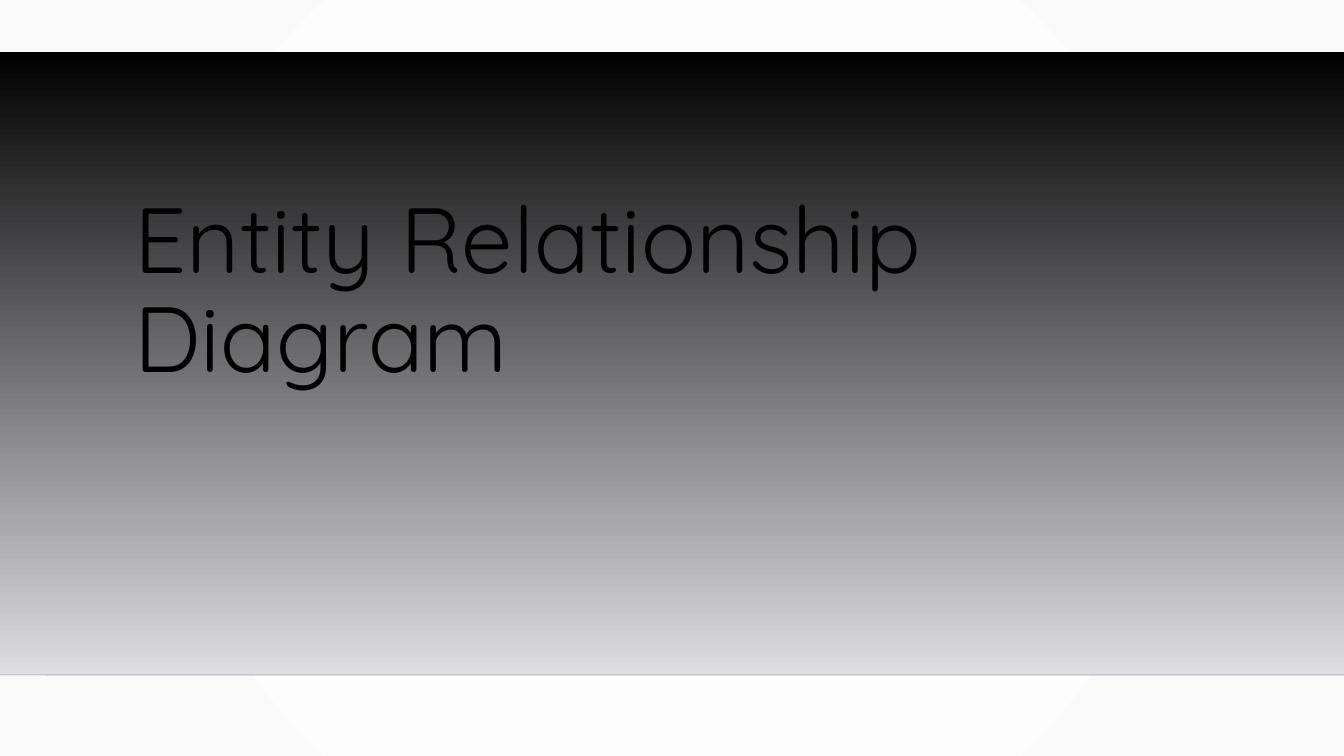
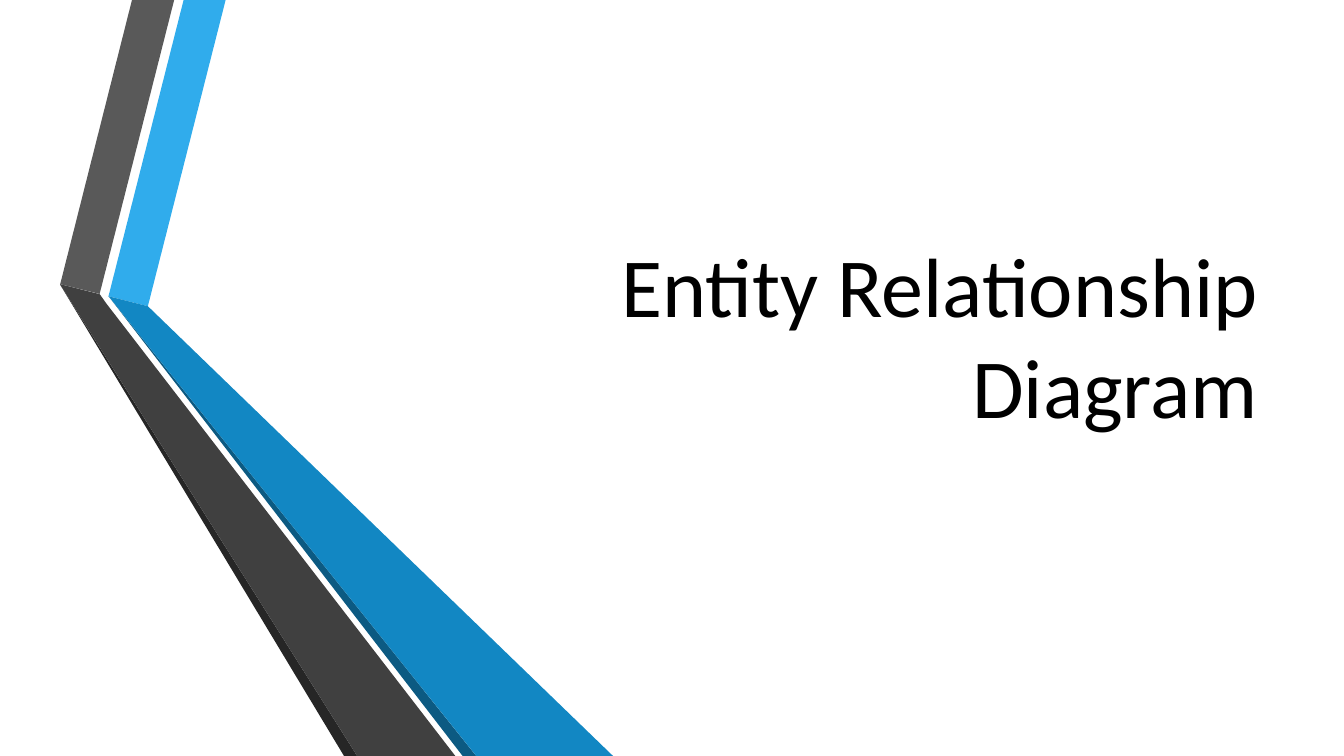
Before and after one commit to MGIS-UMN/GIS5577_week7, a slide deck: slide 1 of Entity_Relationship_Diagram.odp. Drawn at 1344x756 pixels with LibreOffice and Linux fonts; fonts in the diff are those of the drawing; background and template pictures are left out. Boxes give left, top, right and bottom in pixels: in the first picture for what was removed or moved away, otherwise in the second. Text is boxed around its words. In the diff, an @@ line names an element or a change of style, - is before the commit and + after.

```diff
--- a/Entity_Relationship_Diagram.odp
+++ b/Entity_Relationship_Diagram.odp
@@ background gradient #FFFFFF to #FAFAFA to picture (left out) @@
@@ freeform shape removed at <box>0,51,1344,675</box> @@
@@ title "Entity Relationship Diagram": place and size @@
-title "Entity Relationship Diagram" at <box>134,205,920,390</box>
+title "Entity Relationship Diagram" at <box>621,258,1258,433</box>
@@ title "Entity Relationship Diagram" at <box>621,258,1258,433</box>: size 66 to 60 pt, font Quicksand to Calibri; alignment left to right; line spacing 0.9 to 1 @@
@@ group added at <box>60,0,614,756</box>: 6 freeform shapes @@
@@ line removed from (0, 675) to (1344, 675) @@
```
Also in this commit, not shown: 12 other slides changed, 2 other files.
